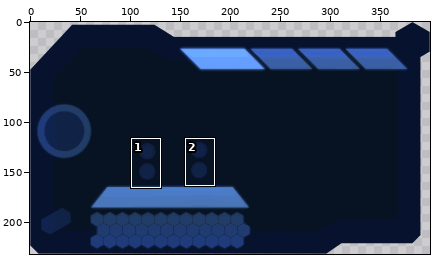
Sprite sheet, stored at public/game/plugins/numbers-game/panel-4.png. Above, an overview of the earlier version with the close-up marked.
Close-up. Old version:
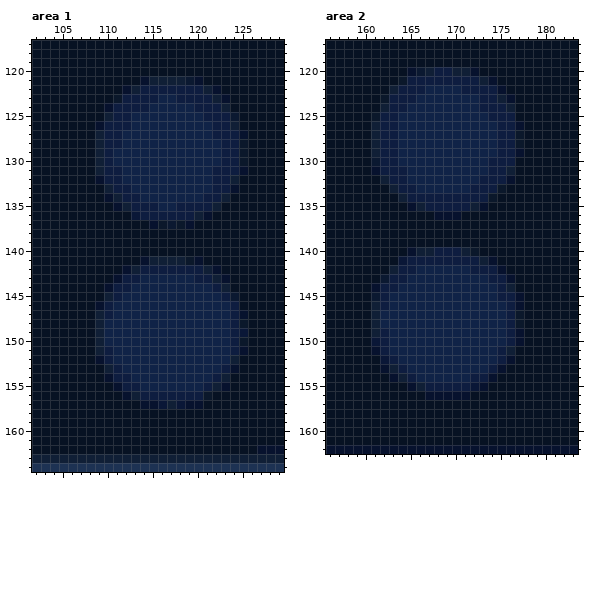
The file is 400x232 pixels. Pixels under 10% opacity are left out. Colours within 5 levels of each other are drawn and written as one. Shown: area 1: x 102..129, y 117..164; area 2: x 156..183, y 117..162.
The result:
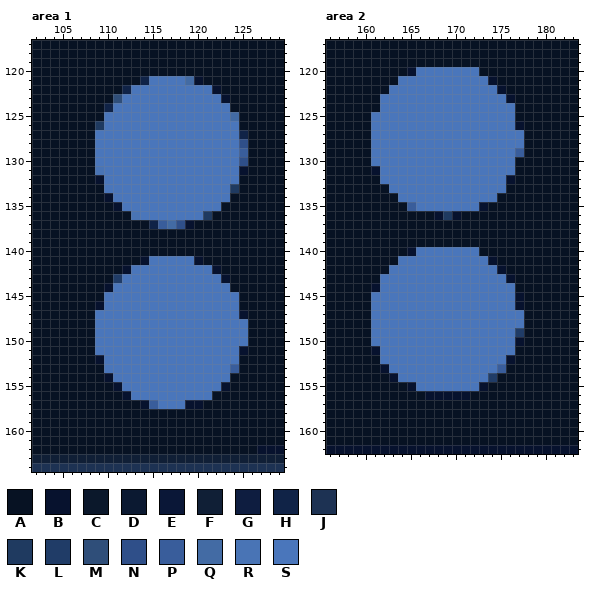
Palette (. is transparent): A #071223  B #07122e  C #0b182b  D #0b1931  E #0a1737  F #101f36  G #0e1d40  H #102347  J #1d3253  K #1f3a60  L #203c67  M #2f4e79  N #2f4f89  P #395d9b  Q #436ba4  R #4974b5  S #4a76bb
The exact change:
Changed rows in their new state; - is an unchanged pixel.
Area 1:
first column x 109:
121 -----HSSSSQ------
122 ---HSSSSSSSSS----
123 --MSSSSSSSSSSS---
124 -HSSSSSSSSSSSSS--
125 -SSSSSSSSSSSSSSQ-
126 KSSSSSSSSSSSSSSS-
127 SSSSSSSSSSSSSSSSH
128 SSSSSSSSSSSSSSSSN
129 SSSSSSSSSSSSSSSSP
130 SSSSSSSSSSSSSSSSN
131 RSSSSSSSSSSSSSSS-
132 -SSSSSSSSSSSSSSS-
133 -SSSSSSSSSSSSSSK-
134 --SSSSSSSSSSSSS--
135 ---SSSSSSSSSSS---
136 ----RSSSSSSSK----
137 ------HPQN-------
first column x 109:
141 ------SSSSS------
142 ----SSSSSSSSS----
143 --LSSSSSSSSSSS---
144 --SSSSSSSSSSSSS--
145 -SSSSSSSSSSSSSSS-
146 -SSSSSSSSSSSSSSS-
147 SSSSSSSSSSSSSSSS-
148 SSSSSSSSSSSSSSSSS
149 SSSSSSSSSSSSSSSSS
150 SSSSSSSSSSSSSSSSS
151 SSSSSSSSSSSSSSSS-
152 -SSSSSSSSSSSSSSS-
153 -SSSSSSSSSSSSSSP-
154 --SSSSSSSSSSSSS--
155 ---SSSSSSSSSSS---
156 ----SSSSSSSSS----
157 ------PSSS-------
Area 2:
first column x 161:
120 -----SSSSSSS-----
121 ---SSSSSSSSSS----
122 --SSSSSSSSSSSS---
123 -SSSSSSSSSSSSSS--
124 -SSSSSSSSSSSSSSS-
125 SSSSSSSSSSSSSSSS-
126 SSSSSSSSSSSSSSSS-
127 SSSSSSSSSSSSSSSSS
128 SSSSSSSSSSSSSSSSS
129 SSSSSSSSSSSSSSSSP
130 SSSSSSSSSSSSSSSS-
131 -SSSSSSSSSSSSSSS-
132 -SSSSSSSSSSSSSS--
133 --SSSSSSSSSSSSS--
134 ---SSSSSSSSSSS---
135 ----PSSSSSSS-----
136 --------K--------
first column x 161:
140 -----SSSSSSS-----
141 ---SSSSSSSSSS----
142 --SSSSSSSSSSSS---
143 -SSSSSSSSSSSSSS--
144 -SSSSSSSSSSSSSSS-
145 SSSSSSSSSSSSSSSS-
146 SSSSSSSSSSSSSSSS-
147 SSSSSSSSSSSSSSSSS
148 SSSSSSSSSSSSSSSSS
149 SSSSSSSSSSSSSSSSL
150 SSSSSSSSSSSSSSSS-
151 -SSSSSSSSSSSSSSS-
152 -SSSSSSSSSSSSSS--
153 --SSSSSSSSSSSSP--
154 ---SSSSSSSSSSL---
155 -----SSSSSSS-----
Pixel boxes of the changes (left, top, right, bottom) in both close-ups:
changed: (95, 76, 248, 229)
changed: (95, 256, 248, 409)
changed: (371, 67, 524, 391)
